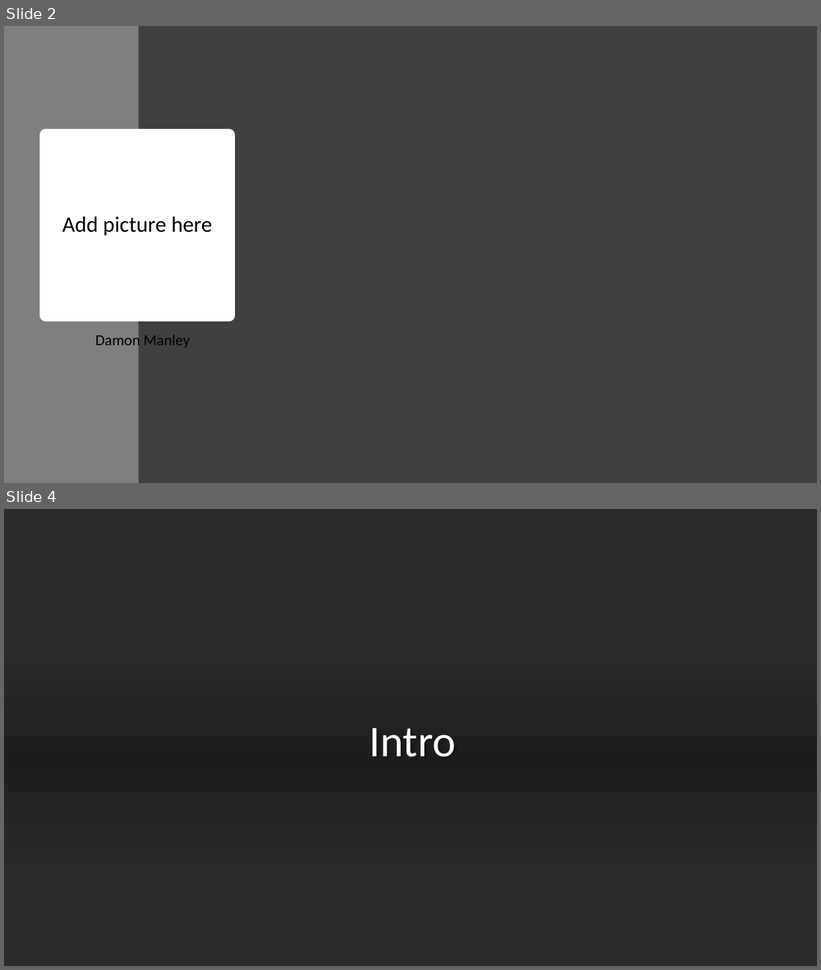
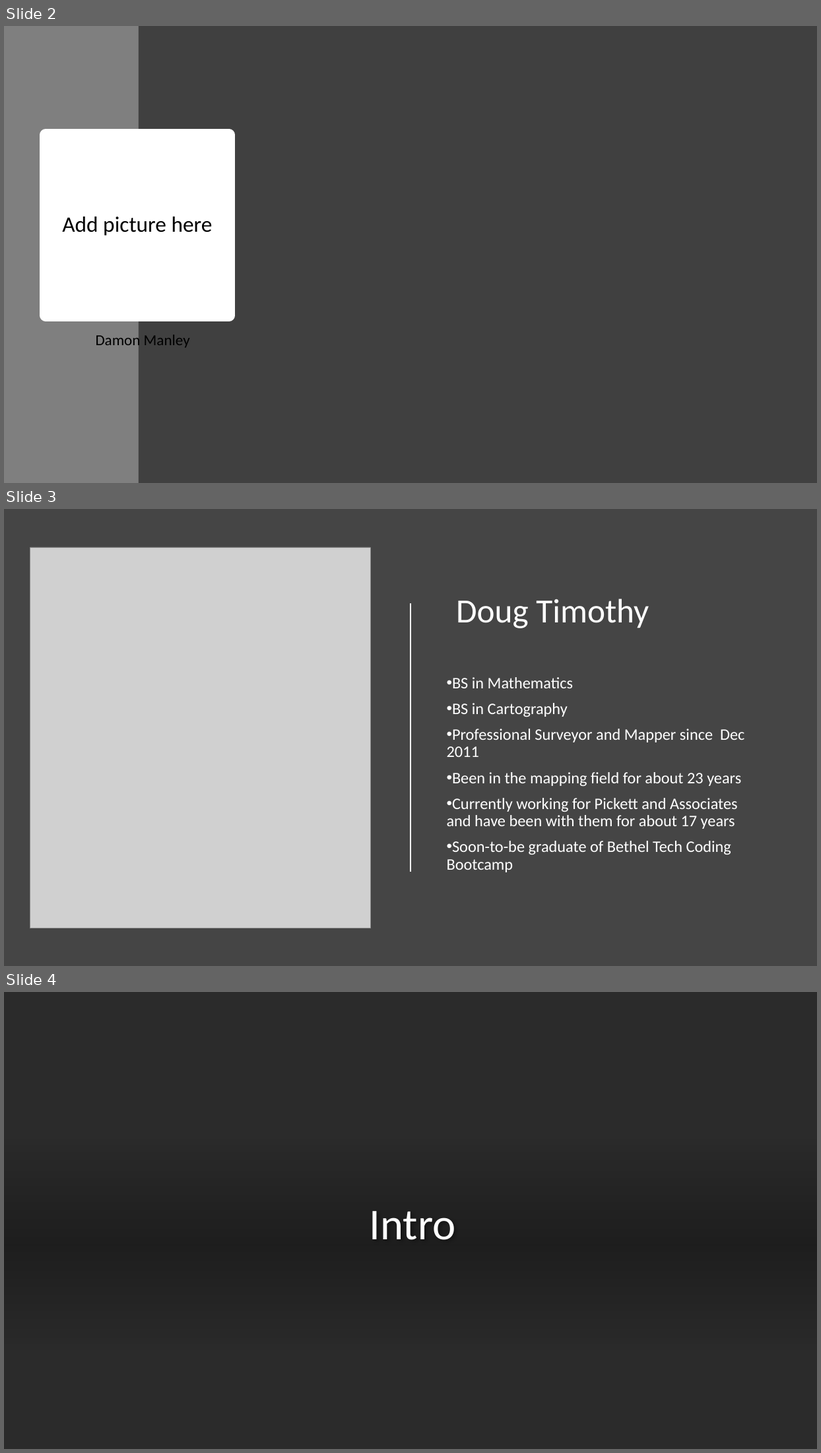
Before and after one commit to East-Coast-Collaboration/Final-Project, a slide deck: Presentation.pptx. Shown one above the other, each under a label of ours: slides 2 and 4 before the commit, slides 2, 3 and 4 after it; the slides between them are not shown. The pictures are 821x970 and 821x1453 pixels, drawn with LibreOffice and Linux fonts; fonts in the diff are those of the drawing; grey boxes stand for pictures; background and template pictures are left out; a plain dark background stands for a picture behind light text. Boxes give left, top, right and bottom in pixels: in the first picture for what was removed or moved away, otherwise in the second. Text is boxed around its words. In the diff, an @@ line names an element or a change of style, - is before the commit and + after.

```diff
--- a/Presentation.pptx
+++ b/Presentation.pptx
@@ slide 3 added at (x1=4, y1=509, x2=817, y2=966), background #454545 @@
@@ picture added at (x1=30, y1=547, x2=370, y2=929) @@
@@ title added at (x1=450, y1=547, x2=776, y2=634), 40 pt, text #FFFFFF @@
+Doug Timothy
@@ line added from (411, 603) to (411, 872), #FFFFFF 1.25 pt @@
@@ text added at (x1=447, y1=677, x2=745, y2=873), 19 pt, text #FFFFFF @@
+• BS in Mathematics
+• BS in Cartography
+• Professional Surveyor and Mapper since Dec 2011
+• Been in the mapping field for about 23 years
+• Currently working for Pickett and Associates and have been with them for about 17 years
+• Soon-to-be graduate of Bethel Tech Coding Bootcamp
```
Also in this commit, not shown: 1 slide removed, 1 other file.
